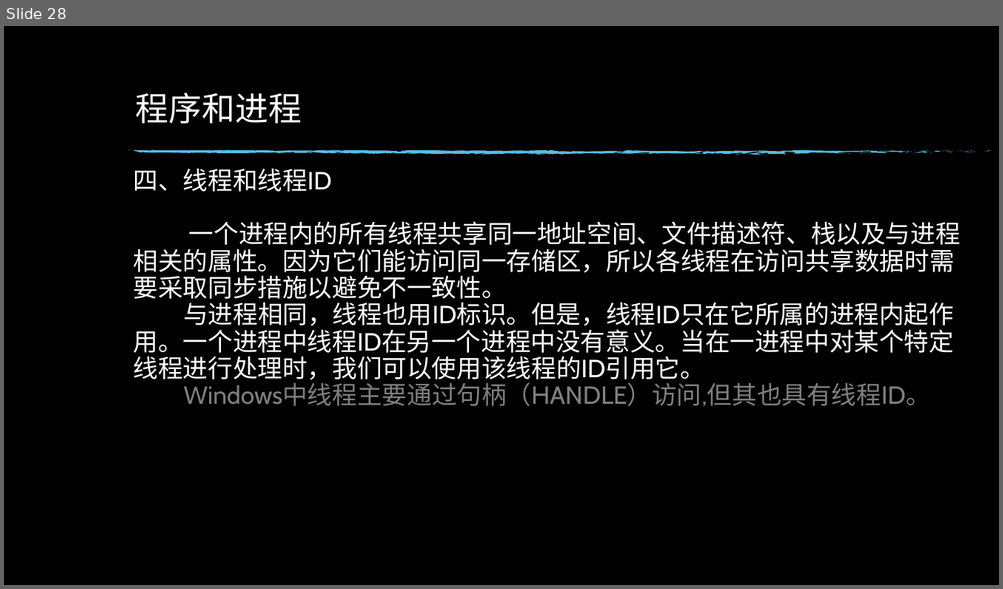
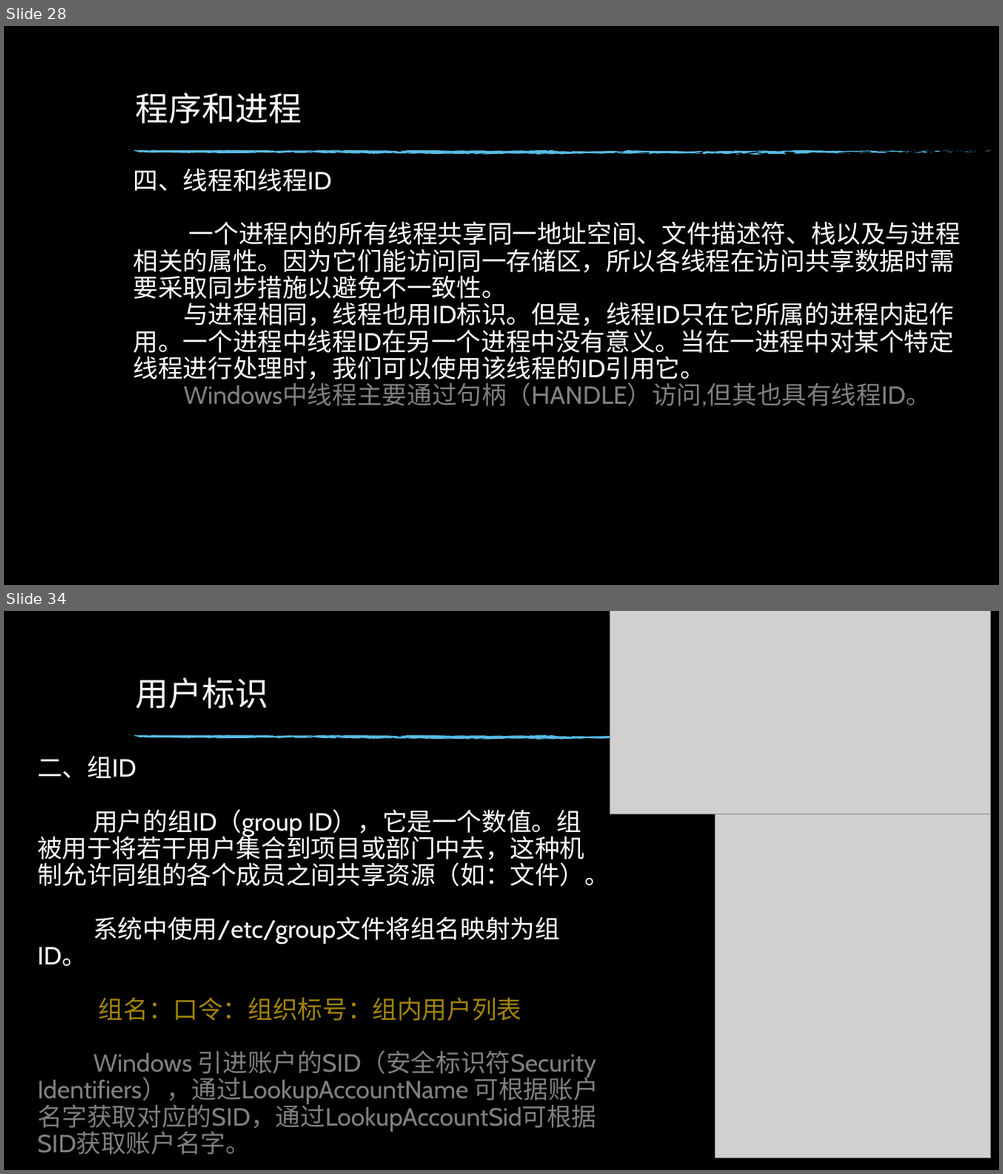
Before and after one commit to hym-dn/APUE, a slide deck: Doc/UNIX开发01.pptx. Shown one above the other, each under a label of ours: slide 28 before the commit, slides 28 and 34 after it; the slides between them are not shown. The pictures are 1003x589 and 1003x1174 pixels, drawn with LibreOffice and Linux fonts; fonts in the diff are those of the drawing; grey boxes stand for pictures; background and template pictures are left out. Boxes give left, top, right and bottom in pixels: in the first picture for what was removed or moved away, otherwise in the second. Text is boxed around its words. In the diff, an @@ line names an element or a change of style, - is before the commit and + after.

```diff
--- a/Doc/UNIX开发01.pptx
+++ b/Doc/UNIX开发01.pptx
@@ slide 34 added at (x1=4, y1=611, x2=999, y2=1170), background picture (left out); not listed: 17 template elements that a slide beside it also shows @@
@@ picture added at (x1=610, y1=611, x2=990, y2=814) @@
@@ title added at (x1=136, y1=678, x2=268, y2=709), 32 pt, text #FFFFFF @@
+用户标识
@@ text added at (x1=37, y1=756, x2=609, y2=1155), 24 pt, text #808080 @@
+二、组ID
+用户的组ID（group ID），它是一个数值。组被用于将若干用户集合到项目或部门中去，这种机制允许同组的各个成员之间共享资源（如：文件）。
+系统中使用/etc/group文件将组名映射为组ID。
+组名：口令：组织标号：组内用户列表
+Windows 引进账户的SID（安全标识符Security Identifiers），通过LookupAccountName 可根据账户名字获取对应的SID，通过LookupAccountSid可根据SID获取账户名字。
@@ picture added at (x1=715, y1=815, x2=990, y2=1159) @@
```
Also in this commit, not shown: 6 other slides added, 1 slide removed.
